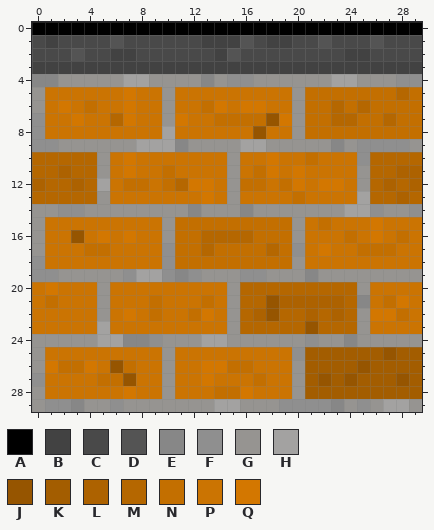
File history of a pixel-art sprite, Imgs/Bricks Top.png. The picture above was drawn from the file before the commit.
The file is 30x30 pixels. Colours within 5 levels of each other are drawn and written as one.
Palette (. is transparent): A #000000  B #424242  C #494949  D #545454  E #878787  F #8f8f8f  G #969491  H #a3a2a1  J #965500  K #a35d00  L #ad6200  M #b56700  N #c36f00  P #cb7402  Q #d37700
The result:
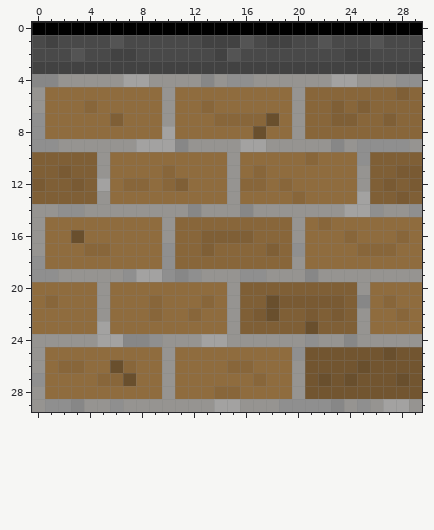
Changes in this commit:
Colour J changes from #965500 to #694f2d.
Colour K changes from #a35d00 to #725530.
Colour L changes from #ad6200 to #795a33.
Colour M changes from #b56700 to #7f5f36.
Colour N changes from #c36f00 to #88663a.
Colour P changes from #cb7402 to #8f6c3e.
Colour Q gives way to colour P in row 5 at x 7; in row 6 at x 2, 7, 14 and 16 to 17; in row 7 at x 3, 7, 11 and 19; in row 10 at x 7 and 18; in row 11 at x 7, 18 and 20; in row 12 at x 12 to 13, 20 and 22 to 23.
Colour Q gives way to colour P in row 13 at x 13; in row 15 at x 26; in row 16 at x 5, 7 and 26; in row 17 at x 22; in row 20 at x 1; in row 21 at x 28.
Colour Q gives way to colour P in row 22 at x 7, 13 and 26 to 27; in row 26 at x 1, 4 and 13 to 14; in row 27 at x 13; in row 28 at x 7 and 16.
